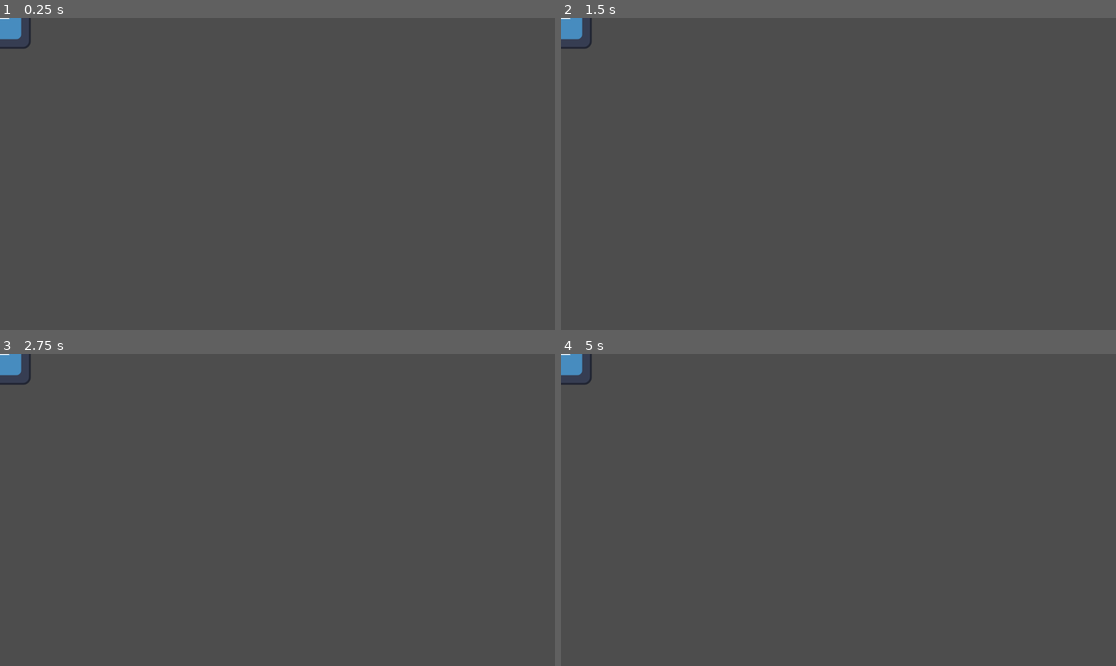
Above: before the commit, frames 1-4 (two rows, left to right).
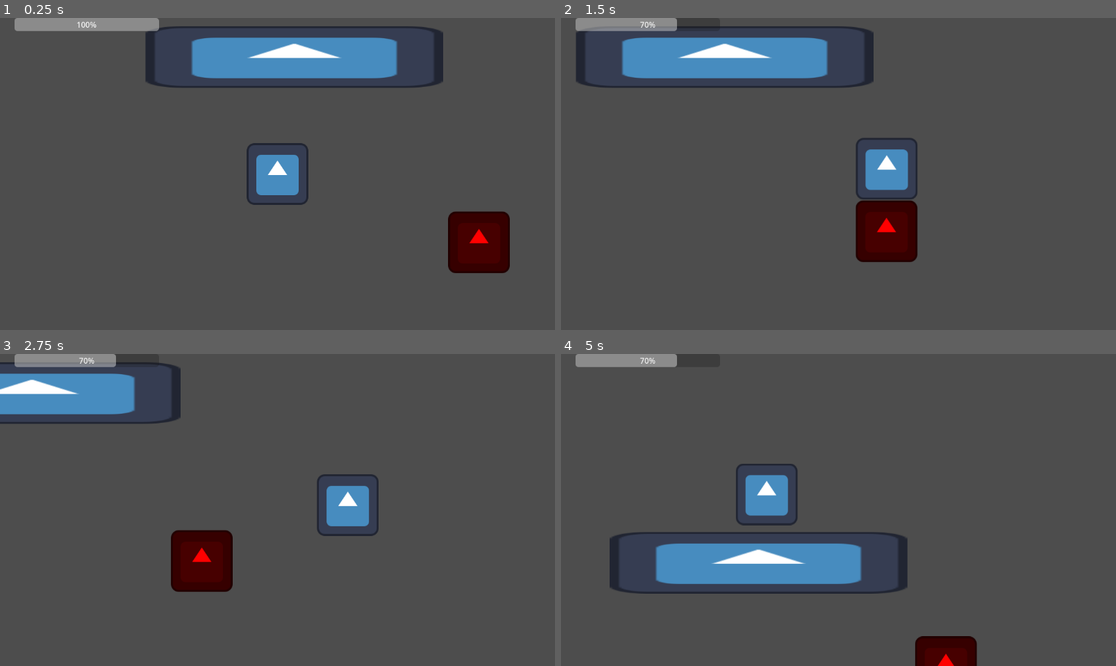
Above: after the commit, the same moments.

Repository: Takexin/insanity-death
Game: Godot game, scene res://main.tscn
Same seed, same stepped clock (60 frames per second), same inputs: the game is played once before the commit and once after it. Before the commit the project starts from res://player/player.tscn. The engine's default icon, where the game draws it, is replaced by a stand-in: a white triangle on a blue panel in a dark square.
Inputs:
- Up to frame 1 (0.25 s): no input
- Up to frame 2 (1.5 s): hold D (actionRight) 0.53-1.28 s; hold S (actionDown) from 1.28 s (still down)
- Up to frame 3 (2.75 s): release S (actionDown) at 2.03 s; hold D (actionRight) from 2.03 s (still down)
- Up to frame 4 (5 s): release D (actionRight) at 2.78 s; hold W (actionUp) 2.78-3.53 s; hold A (actionLeft) from 3.53 s (still down)

The runs differ from the first frame. In frame 1, 11% of the frame differs, in the area x 0-92%, y 0-82%; in frame 2, 11%; in frame 3, 8.3%; in frame 4, 9.7%.
Error before the commit: Parse Error: Expected end of statement after constant declaration, found "Literal" instead. (res://player/player.gd:4)

Commit message:
add movement, enemy and health system

Diff:
--- a/main.tscn
+++ b/main.tscn
@@ -1,3 +1,18 @@
-[gd_scene format=3 uid="uid://q0noet6mmfw8"]
+[gd_scene load_steps=4 format=3 uid="uid://q0noet6mmfw8"]
+
+[ext_resource type="Texture2D" uid="uid://c1vphducab0w1" path="res://icon.svg" id="1_0xm2m"]
+[ext_resource type="PackedScene" uid="uid://b6oynkyncjr8b" path="res://player/player.tscn" id="2_h2yge"]
+[ext_resource type="PackedScene" uid="uid://dgag7dxhov4mh" path="res://zombieCommon/zombieCommon.tscn" id="3_h2yge"]
 
 [node name="main" type="Node2D"]
+
+[node name="Icon" type="Sprite2D" parent="."]
+position = Vector2(564, 107)
+scale = Vector2(4.82812, 1)
+texture = ExtResource("1_0xm2m")
+
+[node name="Player" parent="." instance=ExtResource("2_h2yge")]
+position = Vector2(529, 350)
+
+[node name="ZombieCommon" parent="." instance=ExtResource("3_h2yge")]
+position = Vector2(965, 498)
--- a/player/player.gd
+++ b/player/player.gd
@@ -1,11 +1,17 @@
 extends CharacterBody2D
 
 
-const SPEED = 15	000.0
-const JUMP_VELOCITY = -400.0
-const ACCEL = 150
+const SPEED = 30000.0
+const ACCEL = 60
 
+@export var HEALTH = 100
+@onready var healthBar = $CanvasLayer/Control/ProgressBar
 
+func _ready() -> void:
+	healthBar.value = HEALTH
+func takeDamage() -> void:
+	HEALTH -= 30
+	healthBar.value = HEALTH
 func _physics_process(delta: float) -> void:
 	# Add the gravity.
 
@@ -16,12 +22,14 @@
 	var direction = Input.get_vector("actionLeft","actionRight","actionUp","actionDown")
 
 	if direction.x:
-		velocity.x = direction.x * SPEED * delta
+		#velocity.x = direction.x * SPEED * delta
+		velocity.x = move_toward(velocity.x, direction.x * SPEED * delta, ACCEL)
 	else:
 		velocity.x = move_toward(velocity.x, 0, ACCEL)
 
 	if direction.y:
-		velocity.y = direction.y * SPEED * delta
+		#velocity.y = direction.y * SPEED * delta
+		velocity.y = move_toward(velocity.y, direction.y * SPEED * delta, ACCEL)
 	else:
 		velocity.y = move_toward(velocity.y, 0, ACCEL)
 
--- a/player/player.tscn
+++ b/player/player.tscn
@@ -3,14 +3,41 @@
 [ext_resource type="Script" uid="uid://c1vq7f11jfb4k" path="res://player/player.gd" id="1_dlkyw"]
 [ext_resource type="Texture2D" uid="uid://c1vphducab0w1" path="res://icon.svg" id="2_4gkfa"]
 
-[sub_resource type="RectangleShape2D" id="RectangleShape2D_xolet"]
-size = Vector2(120, 120)
+[sub_resource type="CapsuleShape2D" id="CapsuleShape2D_rkbax"]
+radius = 66.0
+height = 132.0
 
-[node name="Player" type="CharacterBody2D"]
+[node name="Player" type="CharacterBody2D" groups=["player"]]
 script = ExtResource("1_dlkyw")
 
 [node name="Sprite2D" type="Sprite2D" parent="."]
 texture = ExtResource("2_4gkfa")
 
 [node name="CollisionShape2D" type="CollisionShape2D" parent="."]
-shape = SubResource("RectangleShape2D_xolet")
+shape = SubResource("CapsuleShape2D_rkbax")
+
+[node name="Camera2D" type="Camera2D" parent="."]
+process_callback = 0
+position_smoothing_enabled = true
+drag_horizontal_enabled = true
+drag_vertical_enabled = true
+drag_left_margin = 0.1
+drag_top_margin = 0.1
+drag_right_margin = 0.1
+drag_bottom_margin = 0.1
+
+[node name="CanvasLayer" type="CanvasLayer" parent="."]
+
+[node name="Control" type="Control" parent="CanvasLayer"]
+layout_mode = 3
+anchors_preset = 15
+anchor_right = 1.0
+anchor_bottom = 1.0
+grow_horizontal = 2
+grow_vertical = 2
+
+[node name="ProgressBar" type="ProgressBar" parent="CanvasLayer/Control"]
+layout_mode = 1
+offset_left = 30.0
+offset_right = 330.0
+offset_bottom = 27.0
--- a/project.godot
+++ b/project.godot
@@ -11,13 +11,17 @@
 [application]
 
 config/name="Insanity death"
-run/main_scene="res://player/player.tscn"
+run/main_scene="uid://q0noet6mmfw8"
 config/features=PackedStringArray("4.4", "Forward Plus")
 config/icon="res://icon.svg"
 
 [display]
 
 window/vsync/vsync_mode=0
+
+[global_group]
+
+player=""
 
 [input]
 
--- /dev/null
+++ b/zombieCommon/zombieCommon.tscn
@@ -0,0 +1,32 @@
+[gd_scene load_steps=5 format=3 uid="uid://dgag7dxhov4mh"]
+
+[ext_resource type="Script" uid="uid://dddissfeb1b7s" path="res://zombieCommon/zombie_common.gd" id="1_mncx1"]
+[ext_resource type="Texture2D" uid="uid://c1vphducab0w1" path="res://icon.svg" id="1_qll28"]
+
+[sub_resource type="CapsuleShape2D" id="CapsuleShape2D_mncx1"]
+radius = 64.0
+height = 128.0
+
+[sub_resource type="RectangleShape2D" id="RectangleShape2D_mncx1"]
+size = Vector2(134, 130)
+
+[node name="ZombieCommon" type="CharacterBody2D"]
+motion_mode = 1
+slide_on_ceiling = false
+floor_stop_on_slope = false
+floor_block_on_wall = false
+script = ExtResource("1_mncx1")
+
+[node name="Sprite2D" type="Sprite2D" parent="."]
+self_modulate = Color(1, 0, 0, 1)
+texture = ExtResource("1_qll28")
+
+[node name="CollisionShape2D" type="CollisionShape2D" parent="."]
+shape = SubResource("CapsuleShape2D_mncx1")
+
+[node name="Area2D" type="Area2D" parent="."]
+
+[node name="CollisionShape2D" type="CollisionShape2D" parent="Area2D"]
+shape = SubResource("RectangleShape2D_mncx1")
+
+[connection signal="body_entered" from="Area2D" to="." method="_on_area_2d_body_entered"]
--- /dev/null
+++ b/zombieCommon/zombie_common.gd
@@ -0,0 +1,33 @@
+extends CharacterBody2D
+
+const SPEED = 10
+const ACCEL = 60
+@onready var player = get_parent().get_node_or_null("Player")
+
+func _physics_process(delta: float) -> void:
+	# Add the gravity.
+
+	# Handle jump.
+
+	# Get the input direction and handle the movement/deceleration.
+	# As good practice, you should replace UI actions with custom gameplay actions.
+	var direction = player.position - position
+
+	if direction.x:
+		velocity.x = direction.x * SPEED * delta
+
+	else:
+		velocity.x = move_toward(velocity.x, 0, ACCEL)
+
+	if direction.y:
+		velocity.y = direction.y * SPEED * delta
+
+	else:
+		velocity.y = move_toward(velocity.y, 0, ACCEL)
+
+	move_and_slide()
+
+
+func _on_area_2d_body_entered(body: Node2D) -> void:
+	if body.is_in_group("player"):
+		player.takeDamage()
Not shown, added: zombieCommon/zombie_common.gd.uid
